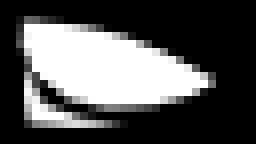
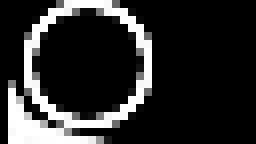
Before/after of a 256 × 144 layered artwork. What changed in the layer stack:
added layer "Ellipse 1" above "Default" over [24, 0, 152, 128]
hid "Default" over [16, 16, 216, 112]
hid "Eye lash" over [24, 64, 128, 128]
showed "Eye lash lower", painted on it over [8, 72, 112, 144]
